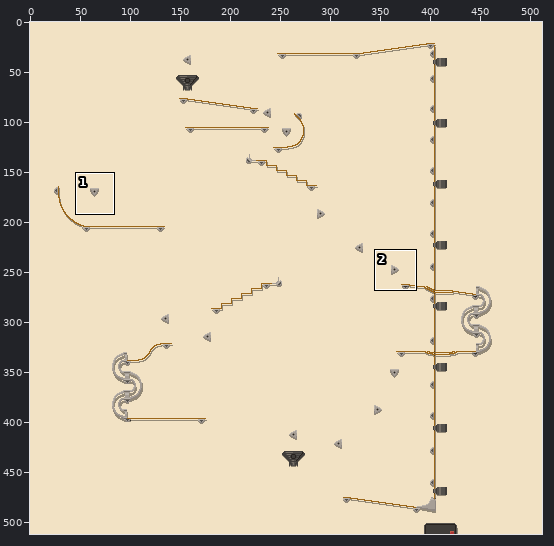
Pixel-art file: octobit/marble.aseprite. Above, an overview of the earlier version with the close-up marked.
Close-up. Before the commit:
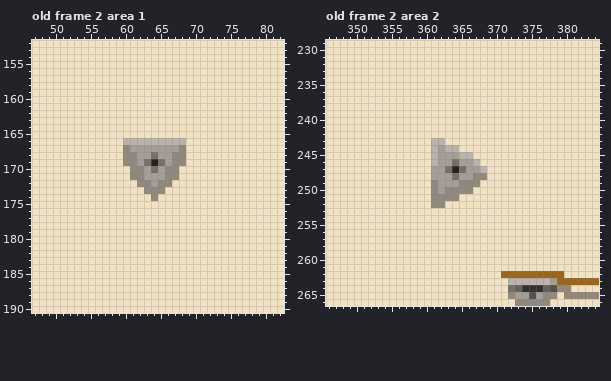
512x512 pixels, 8 frames. Colours within 5 levels of each other are drawn and written as one. Shown: old frame 2 area 1: x 47..82, y 152..190; old frame 2 area 2: x 346..384, y 229..266. The commit also changed other frames or places, which this record leaves out.
The same view after the edit:
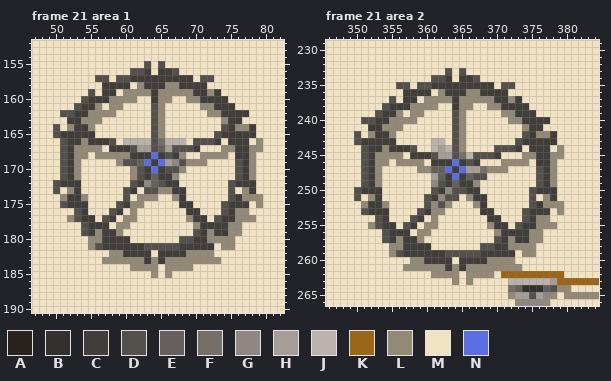
Palette (. is transparent): A #27221e  B #33312f  C #403d3a  D #54514d  E #65605b  F #766f67  G #8f8781  H #a69e96  J #bab3ab  K #9b6619  L #938977  M #f2e2c4  N #5b6ee1
A new or re-ordered frame is compared with the old frame closest to it.
Difference:
frames 8 -> 46
Changed rows in their new state; - is an unchanged pixel.
Frame 21 area 1 is new; against old frame 2, layer "tricks":
first column x 50:
155 -------------D-D--------------
156 -----------DDC-CCD------------
157 ------DD-DDCCCCCCCCC-DD-------
158 -------CCCC-LCCCLLCCCC--------
159 -----D-CC-LLLLCLLLLLCCLC------
160 ----DCCCLLLL--CLL--LLCCCC-----
161 ---DCCL-LL----DL-----LLCCC----
162 -DDCCLLLL-----DL------LLCCCC--
163 --CCLLL-------DL--------LCC---
164 D-LCCL--------DL--------DCLLC-
165 DCCCCC--------DL-------DCCCCC-
166 -DCCLCCCD-----DF----DDDC-CCC-L
167 -DCLLLL-CCCD--DE-DDDC---LLCCLL
168 -DCLL-LLLL-CCCNCDC---LLLL-CCL-
169 -DCL-----LDDENCN--DLLL----DCL-
170 -DCL--------DCNCDDL-------DCL-
171 -DCL--------DCECC---------DCL-
172 DCCC-------DC-EDCC-------DCCC-
173 D-LC------DC-DD-LCC------D-LC-
174 -LCCL-----D-LL---LC------DCLLL
175 -DCCC----DCLL-----CC----DCCC-L
176 ---DC---DC-L-------CC---DCLL--
177 --LDCC-DC-LL-------LCC-DCCLLL-
178 ----DCCC-LL---------LCCCCLL---
179 ----DCLCCL----------DCLCCLL---
180 -----LLCCCC-------DDCCLLLL----
181 -----LDCCCCCCDDDDDCCCCC-LL----
182 --------LLCCCC-CCCCLLLL-------
183 -------LLLLLLCLCLLLLLLLL------
184 -----------LLLL-LLLL----------
185 --------------L-L-------------
Frame 21 area 2 is new; against old frame 2, layer "tricks":
first column x 350:
233 -------------D-D--------------
234 -----------DDC-CCD------------
235 ------DD-DDCCCCCCCCC-DD-------
236 -------CCCC-LCCCLLCCCC--------
237 -----D-CC-LLLLCLLLLLCCLC------
238 ----DCCCLLLL--CLL--LLCCCC-----
239 ---DCCL-LL----DL-----LLCCC----
240 -DDCCLLLL-----DL------LLCCCC--
241 --CCLLL-------DL--------LCC---
242 D-LCCL--------DL--------DCLLC-
243 DCCCCC--------DL-------DCCCCC-
244 -DCCLCCCD-----DL----DDDC-CCC-L
245 -DCLLLL-CCCD--DF-DDDC---LLCCLL
246 -DCLL-LLLL-CCCNCDC---LLLL-CCL-
247 -DCL-----LLEENCN--FLLL----DCL-
248 -DCL--------ECNCEDD-------DCL-
249 -DCL--------DCECC---------DCL-
250 DCCC-------DC-DDCC-------DCCC-
251 D-LC------DC-DD-LCC------D-LC-
252 -LCCL-----D-DL---LC------DCLLL
253 -DCCC----DCLL-----CC----DCCC-L
254 ---DC---DC-L-------CC---DCLL--
255 --LDCC-DC-LL-------LCC-DCCLLL-
256 ----DCCC-LL---------LCCCCLL---
257 ----DCLCCL----------DCLCCLL---
258 -----LLCCCC-------DDCCLLLL----
259 -----LDCCCCCCDDDDDCCCCC-LL----
260 --------LLCCCC-CCCCLLLL-------
261 -------LLLLLLCLCLLLLLLLL------
262 -----------LLLL-LLLL----------
263 --------------L-L-------------
